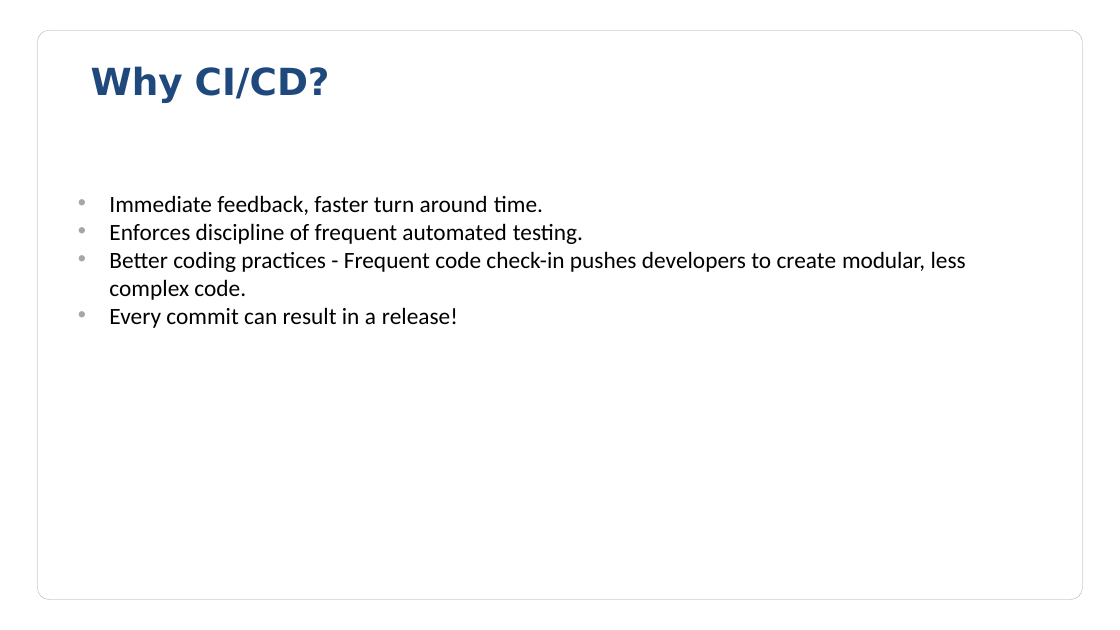
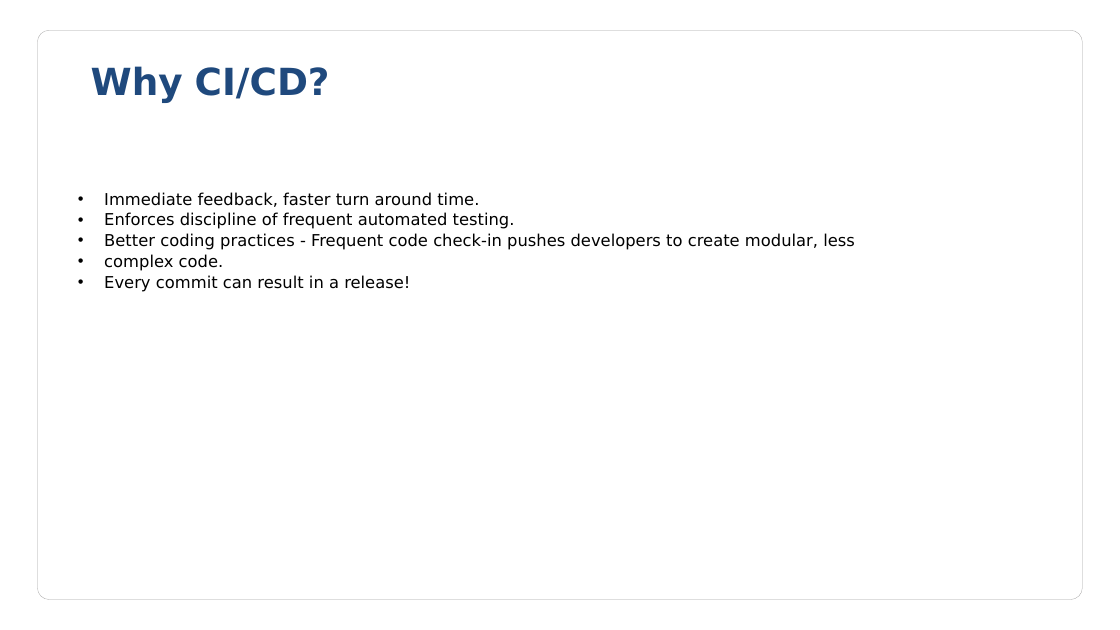
Before and after one commit to MahadevRane/Documents, a slide deck: slide 5 of CI-CD for Care Rating Projects.pptx. Drawn at 1120x630 pixels with LibreOffice and Linux fonts; fonts in the diff are those of the drawing; background and template pictures are left out. Boxes give left, top, right and bottom in pixels: in the first picture for what was removed or moved away, otherwise in the second. Text is boxed around its words. In the diff, an @@ line names an element or a change of style, - is before the commit and + after.

```diff
--- a/CI-CD for Care Rating Projects.pptx
+++ b/CI-CD for Care Rating Projects.pptx
@@ text "Immediate feedback, faster turn around ..." at (104, 192, 855, 292): size 20 to 14 pt, font Calibri to DejaVu Sans; letter spacing -0.1 to 0 pt in "modular,"; indent changed; more space between paragraphs; bullet none to • @@
```
Also in this commit, not shown: 1 other slide changed, 9 other files.
